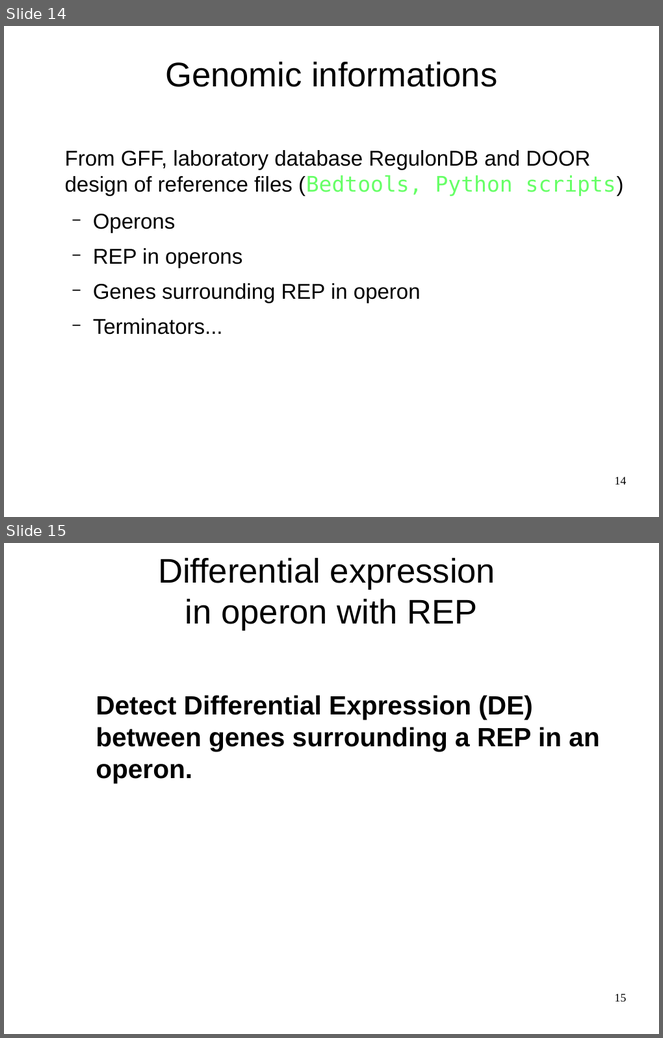
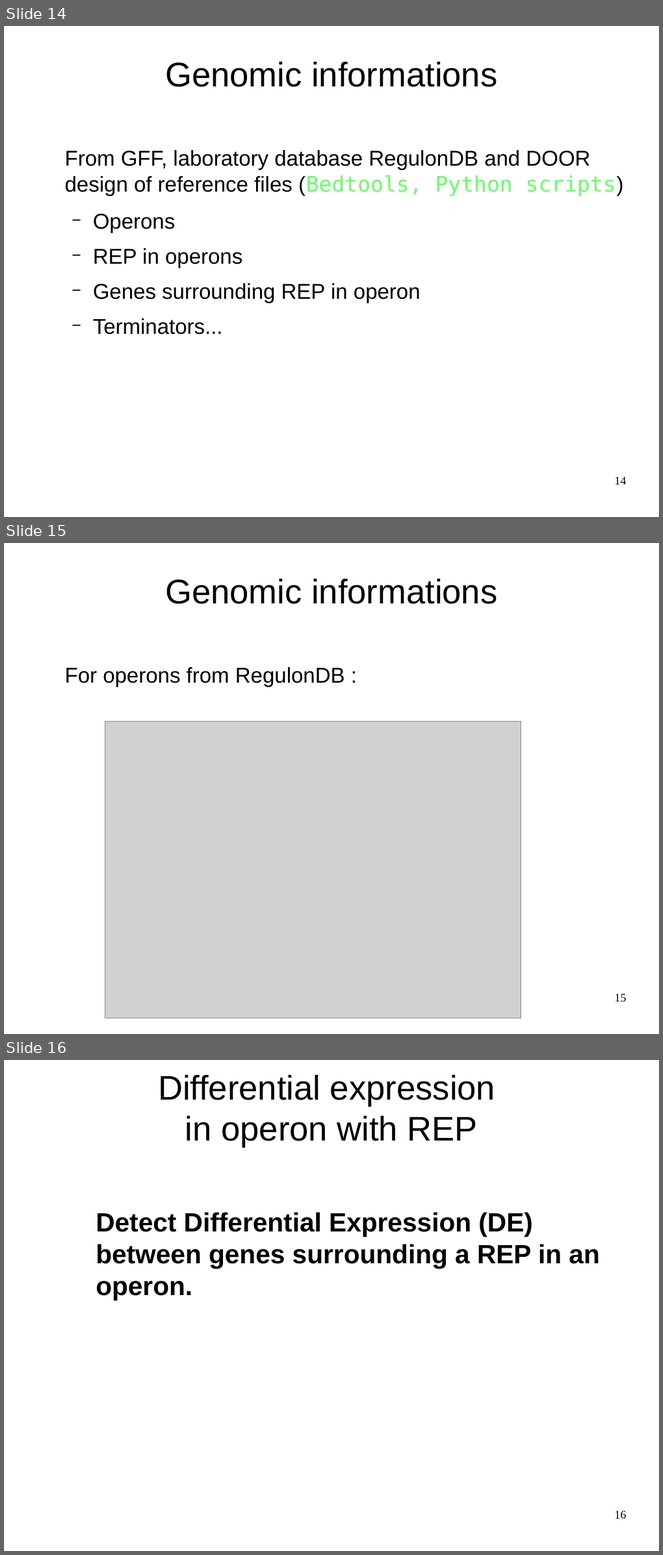
Before and after one commit to mesmeraf/stage_M2, a slide deck: presentation.odp. Shown one above the other, each under a label of ours: slides 14 and 15 before the commit, slides 14, 15 and 16 after it. The pictures are 663x1038 and 663x1555 pixels, drawn with LibreOffice and Linux fonts; fonts in the diff are those of the drawing; grey boxes stand for pictures; background and template pictures are left out. Boxes give left, top, right and bottom in pixels: in the first picture for what was removed or moved away, otherwise in the second. Text is boxed around its words. In the diff, an @@ line names an element or a change of style, - is before the commit and + after.

```diff
--- a/presentation.odp
+++ b/presentation.odp
@@ slide 15 added at <box>4,543,659,1034</box>, background picture (left out) @@
@@ title added at <box>165,579,497,604</box>, 41.4 pt, text #000000 @@
+Genomic informations
@@ text added at <box>65,667,345,687</box>, 26 pt, text #000000 @@
+For operons from RegulonDB :
@@ picture added at <box>105,721,521,1019</box> @@
@@ page number added at <box>615,994,627,1002</box>, 14 pt, text #000000 @@
+15
@@ what was slide 15 is now slide 16 @@
@@ page number at <box>615,1511,627,1519</box>: text changed @@
-15
+16
```
Also in this commit, not shown: 2 slides changed, 3 other slides added.
